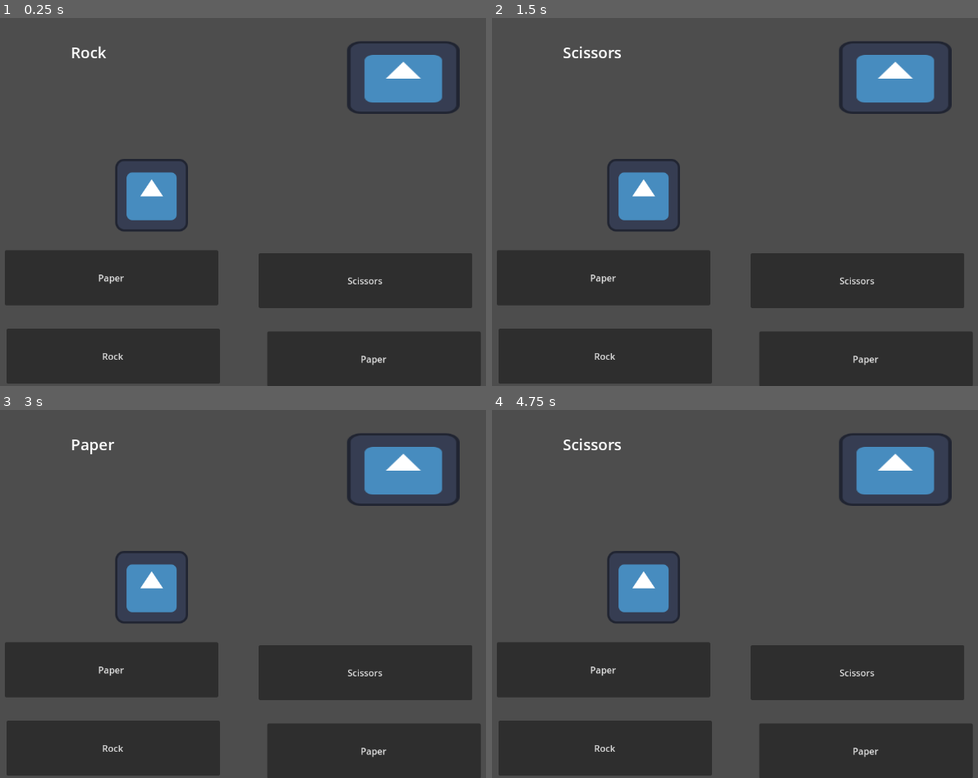
Above: before the commit, frames 1-4 (two rows, left to right).
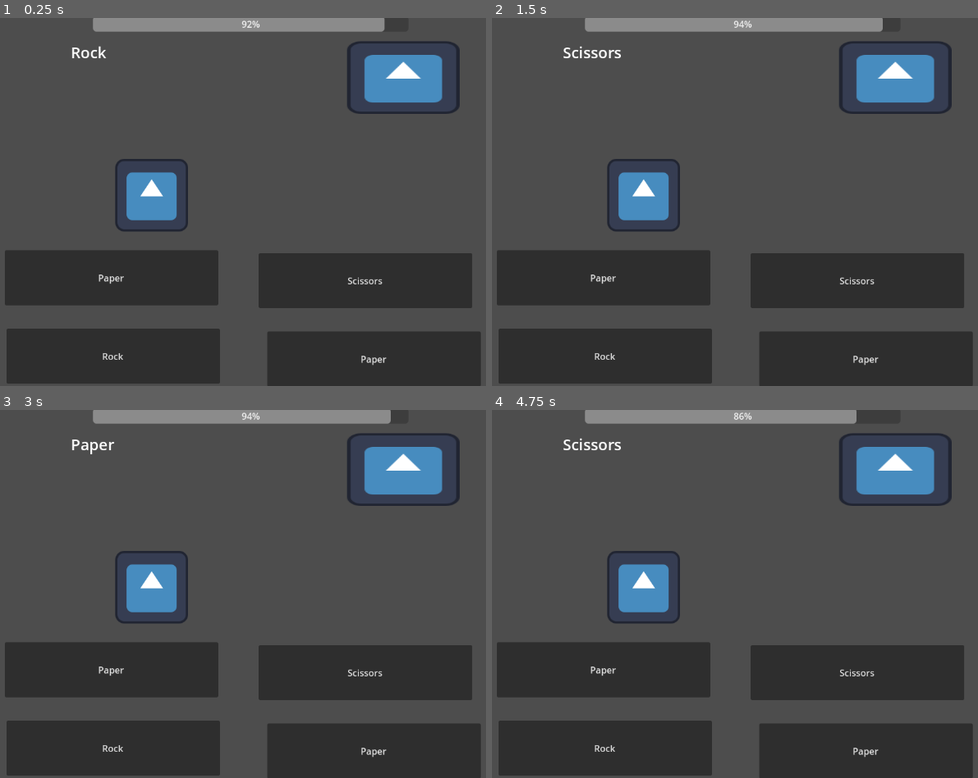
Above: after the commit, the same moments.

Repository: S1lv3rn/GGJ2024
Game: Godot game, scene res://joke_game.tscn
Two runs of this game, one before a commit and one after it. Both use one fixed random seed, a clock stepped at 60 frames per second and the inputs below. The engine's default icon, where the game draws it, is replaced by a stand-in: a white triangle on a blue panel in a dark square.
Inputs:
- Up to frame 1 (0.25 s): no input
- Up to frame 2 (1.5 s): click "Paper" at 0.5 s; click "Next Question" at 1.25 s
- Up to frame 3 (3 s): click "Scissors" at 2 s; click "Next Question" at 2.75 s
- Up to frame 4 (4.75 s): click "Rock" at 3.5 s; click "Next Question" at 4.25 s

The runs differ from the first frame. In frame 1, 2.3% of the frame differs, in the area x 19-80%, y 0-4%; in frame 2, 2.3%, in the area x 19-81%, y 0-4%; in frame 3, 2.3%; in frame 4, 2.1%.

Commit message:
Timer and timebar

Diff:
--- a/joke_game.tscn
+++ b/joke_game.tscn
@@ -69,11 +69,21 @@
 text = "Next Question"
 
 [node name="Timer" type="Timer" parent="."]
+unique_name_in_owner = true
 wait_time = 3.0
 autostart = true
+
+[node name="TimeBar" type="ProgressBar" parent="."]
+unique_name_in_owner = true
+offset_left = 247.0
+offset_top = -3.0
+offset_right = 801.0
+offset_bottom = 24.0
+max_value = 3.0
 
 [connection signal="pressed" from="Button1" to="." method="_on_button_1_pressed"]
 [connection signal="pressed" from="Button2" to="." method="_on_button_2_pressed"]
 [connection signal="pressed" from="Button3" to="." method="_on_button_3_pressed"]
 [connection signal="pressed" from="Button4" to="." method="_on_button_4_pressed"]
 [connection signal="pressed" from="NextButton" to="." method="_on_next_button_pressed"]
+[connection signal="timeout" from="Timer" to="." method="_on_timer_timeout"]
--- a/joke_mini_game.gd
+++ b/joke_mini_game.gd
@@ -12,7 +12,12 @@
 func _ready():
 	chooseQuestion()
 
+func _physics_process(delta):
+	%TimeBar.value = %Timer.time_left
+
 func chooseQuestion():
+	%Timer.start()
+	%TimeBar.visible = true
 	var questionNum = randi_range(1,3)
 
 	if questionNum == 1:
@@ -36,6 +41,8 @@
 
 # on button
 func check_answer(answer):
+	%Timer.stop()
+	%TimeBar.visible = false
 	var isRight = (kingQ == "Paper" and answer == "Scissors"
 		or kingQ == "Scissors" and answer == "Rock"
 		or kingQ == "Rock" and answer == "Paper")
@@ -79,3 +86,16 @@
 
 func _on_next_button_pressed():
 	chooseQuestion()
+
+
+func _on_timer_timeout():
+	%Timer.stop()
+	%TimeBar.visible = false;
+
+	%Button2.visible = false
+	%Button3.visible = false
+	%Button4.visible = false
+	%Button1.visible = false
+	var reply = "Too slow!"
+	%KingsTalk.text = reply
+	%NextButton.visible = true
